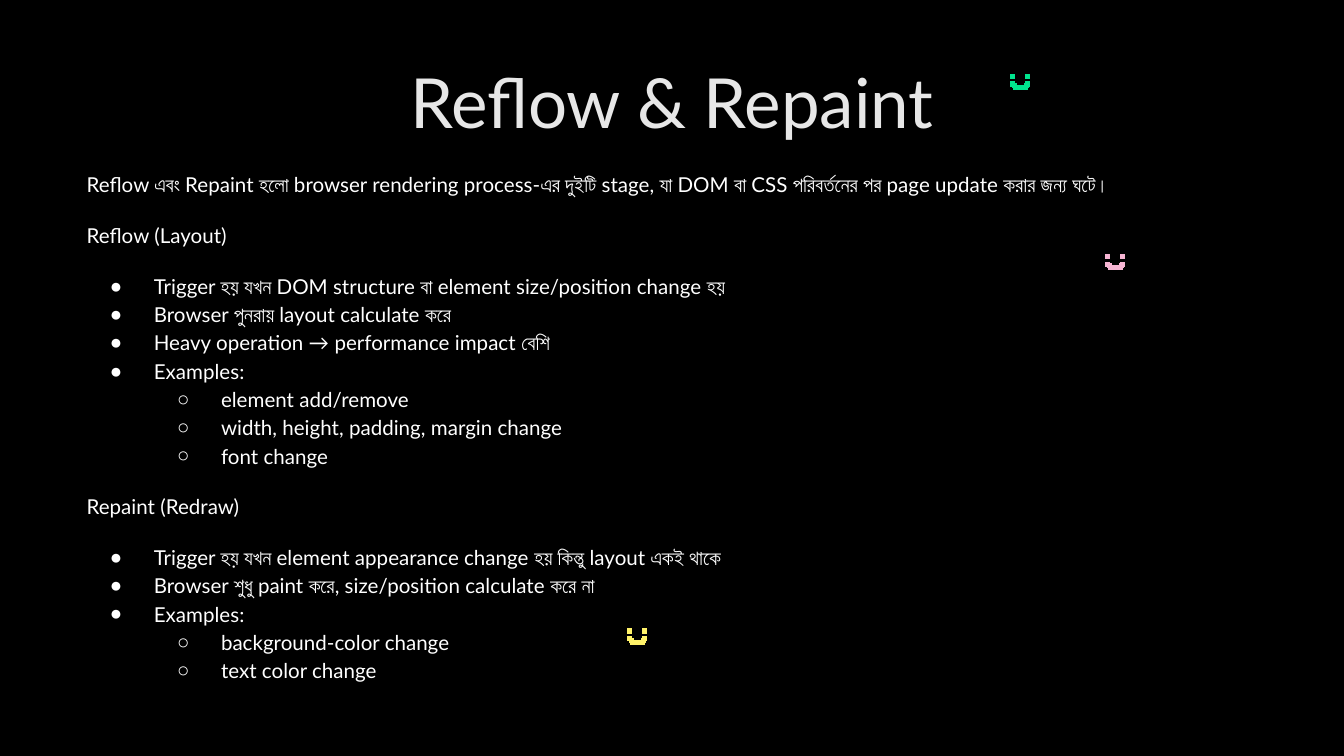
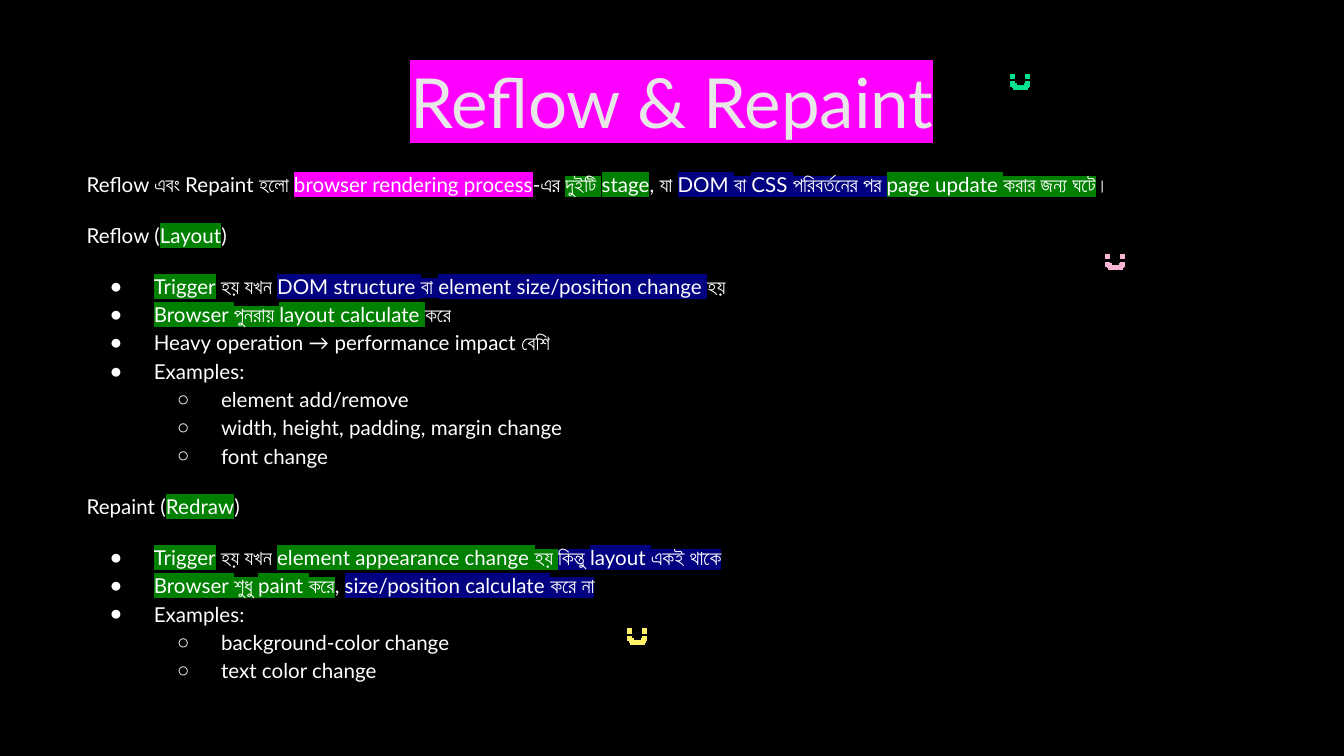
Before and after one commit to nabila-nuzhat/class-js, a slide deck: slide 61 of Interview Question JavaScript_HIGHLIGHTED.pptx. Drawn at 1344x756 pixels with LibreOffice and Linux fonts; fonts in the diff are those of the drawing. Boxes give left, top, right and bottom in pixels: in the first picture for what was removed or moved away, otherwise in the second. Text is boxed around its words. In the diff, an @@ line names an element or a change of style, - is before the commit and + after.

```diff
--- a/Interview Question JavaScript_HIGHLIGHTED.pptx
+++ b/Interview Question JavaScript_HIGHLIGHTED.pptx
@@ title "Reflow & Repaint" at (410,68,934,141): highlight none to #FF00FF @@
@@ text at (87,175,1109,600): highlight none to #FF00FF in "browser rendering process-এর"; highlight none to #008000 in "দুইটি stage, page update করার জন্য ঘটে।", "(Layout)", "Trigger", "Browser পুনরায় layout calculate" and 3 more places; highlight none to #000080 in "DOM বা CSS পরিবর্তনের পর", "DOM structure বা element size/position change", "কিন্তু layout একই থাকে", "size/position calculate করে না" @@
```
Also in this commit, not shown: 18 other slides changed, 1 slide removed.
